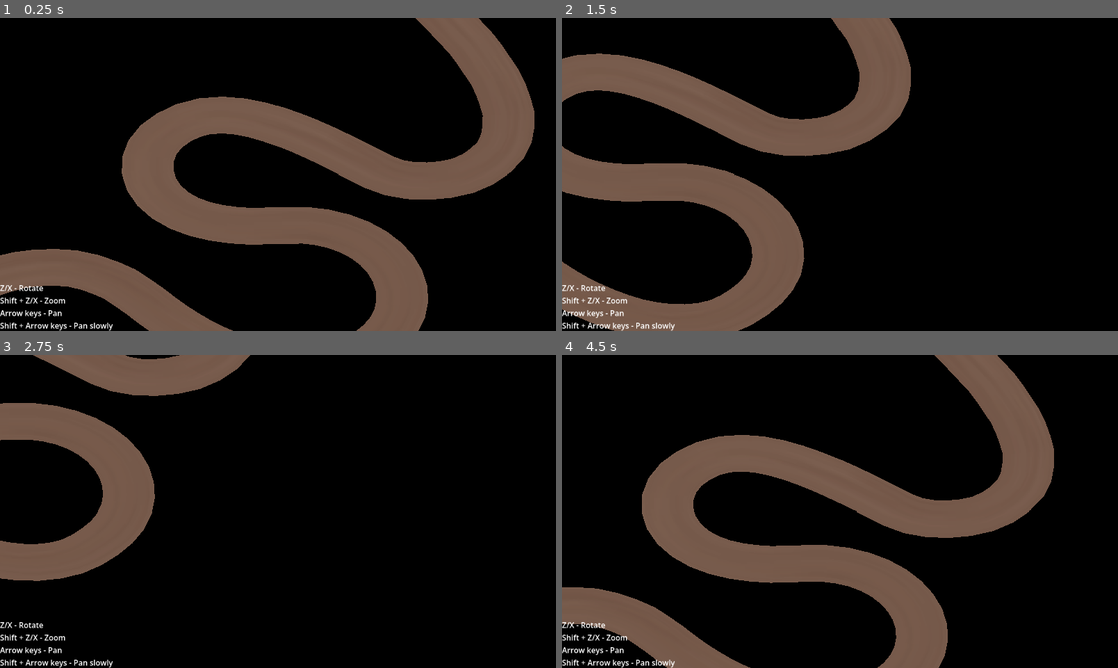
Above: before the commit, frames 1-4 (two rows, left to right).
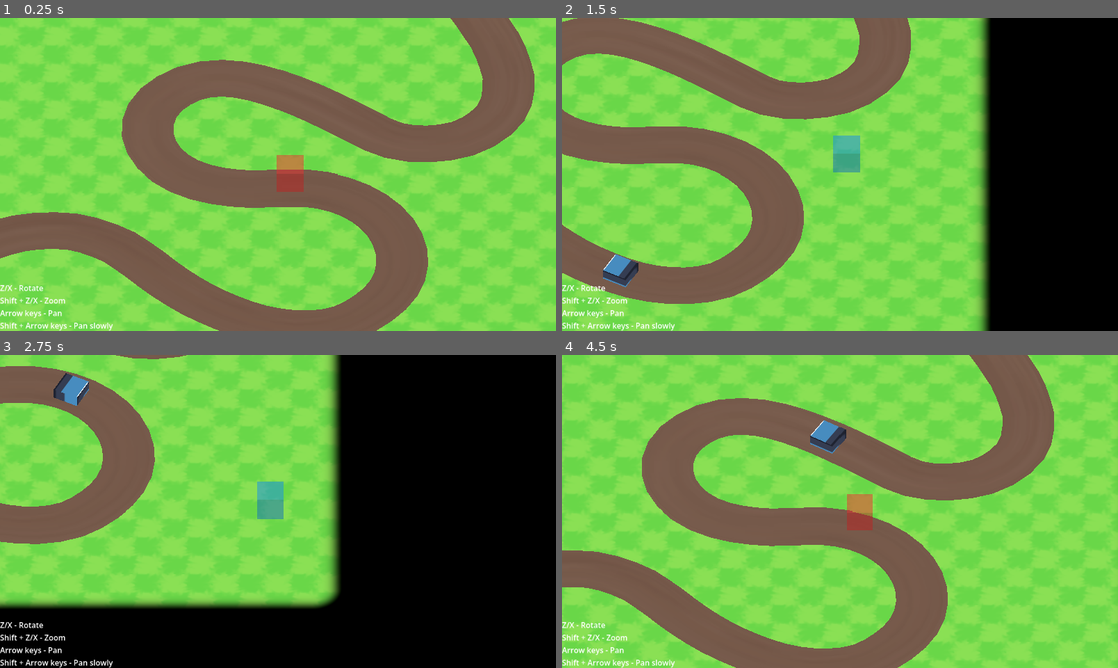
Above: after the commit, the same moments.

Repository: dairycultist/furry-roguelike-platformer
Game: Godot game, scene res://scene.tscn
The game is run twice, just before and just after one commit, with the same random seed, the same clock (stepped at 60 frames per second) and the same inputs. The engine's default icon, where the game draws it, is replaced by a stand-in: a white triangle on a blue panel in a dark square.
Inputs:
- Up to frame 1 (0.25 s): no input
- Up to frame 2 (1.5 s): hold Right (pan_right) 0.53-1.28 s; tap X (camalt_negative) at 0.6 s; hold Down (pan_down) from 1.28 s (still down); tap Z (camalt_positive) at 1.35 s
- Up to frame 3 (2.75 s): release Down (pan_down) at 2.03 s; hold Right (pan_right) from 2.03 s (still down); hold Shift (modify_action) from 2.03 s (still down)
- Up to frame 4 (4.5 s): release Right (pan_right) at 2.78 s; release Shift (modify_action) at 2.78 s; hold Up (pan_up) 2.78-3.53 s; tap Space (use_tool) at 2.85 s; hold Left (pan_left) from 3.53 s (still down); tap X (camalt_negative) at 3.6 s; tap Z (camalt_positive) at 4.35 s

The runs differ from the first frame. In frame 1, 91% of the frame differs, in the area x 0-100%, y 0-100%; in frame 2, 71%; in frame 3, 47%; in frame 4, 91%.

Commit message:
Enemy that follows path

Diff:
--- /dev/null
+++ b/enemy.gd
@@ -0,0 +1,4 @@
+extends PathFollow3D;
+
+func _process(delta: float) -> void:
+	progress += 10 * delta;
--- a/scene.tscn
+++ b/scene.tscn
@@ -6,6 +6,8 @@
 [ext_resource type="Script" uid="uid://btc3b8xr27eyr" path="res://grid_map.gd" id="3_3253y"]
 [ext_resource type="ArrayMesh" uid="uid://chrc7hrfxtyul" path="res://path.obj" id="4_m7jmp"]
 [ext_resource type="Texture2D" uid="uid://di8cf2ijph50w" path="res://dirt.png" id="4_u3cyc"]
+[ext_resource type="Script" uid="uid://vnpc4i2w28lh" path="res://enemy.gd" id="7_ni31j"]
+[ext_resource type="Texture2D" uid="uid://8sp6e364jbjd" path="res://icon.svg" id="8_xlvrw"]
 
 [sub_resource type="PlaneMesh" id="PlaneMesh_lxpj2"]
 size = Vector2(26, 26)
@@ -15,6 +17,16 @@
 shader = ExtResource("1_y2354")
 shader_parameter/albedo = ExtResource("1_m7jmp")
 shader_parameter/uv_scale = Vector2(13, 13)
+shader_parameter/origin_fade_dist = 12.0
+shader_parameter/origin_fade_width2 = 1.0
+shader_parameter/fade_corner_radius = 0.2
+shader_parameter/exponent = 10.0
+
+[sub_resource type="ShaderMaterial" id="ShaderMaterial_y2354"]
+render_priority = 0
+shader = ExtResource("1_y2354")
+shader_parameter/albedo = ExtResource("4_u3cyc")
+shader_parameter/uv_scale = Vector2(1, 1)
 shader_parameter/origin_fade_dist = 12.0
 shader_parameter/origin_fade_width2 = 1.0
 shader_parameter/fade_corner_radius = 0.2
@@ -45,22 +57,24 @@
 transparency = 4
 albedo_color = Color(0, 0.5647059, 0.90588236, 0.2784314)
 
-[sub_resource type="ShaderMaterial" id="ShaderMaterial_y2354"]
+[sub_resource type="Curve3D" id="Curve3D_y2354"]
+_data = {
+"points": PackedVector3Array(-3.3144503, 0, 2.867643, 3.3144503, 0, -2.867643, -13.951372, 0, 5.6567516, -2.0853896, 0, -0.06837368, 2.0853896, 0, 0.06837368, -8.077627, 0, 3.1005878, -3.0084305, 0, 0.44442654, 3.0084305, 0, -0.44442654, 1.0502259, 0, 8.433718, -0.04241371, 0, 1.5027637, 0.04241371, 0, -1.5027637, 4.7082057, 0, 4.775739, 2.1102924, 0, 0.35171527, -2.1102924, 0, -0.35171527, 1.4262825, 0, 0.9126392, 1.3775504, 0, 3.0188885, -1.3775504, 0, -3.0188885, -4.7456927, 0, -1.3728538, -1.4361696, 0, -0.3810253, 1.4361696, 0, 0.3810253, -1.2578499, 0, -5.095173, -0.94403267, 0, 0.019602299, 0.94403267, 0, -0.019602299, 5.131643, 0, -1.6659501, -0.4444294, 0, 3.0426183, 0.4444294, 0, -3.0426183, 8.844799, 0, -4.52305, 0.51280403, 0, 0.4444275, -0.51280403, 0, -0.4444275, 3.3065505, 0, -14.403013),
+"tilts": PackedFloat32Array(0, 0, 0, 0, 0, 0, 0, 0, 0, 0)
+}
+point_count = 10
+
+[sub_resource type="BoxMesh" id="BoxMesh_x0ryr"]
+
+[sub_resource type="ShaderMaterial" id="ShaderMaterial_ni31j"]
 render_priority = 0
 shader = ExtResource("1_y2354")
-shader_parameter/albedo = ExtResource("4_u3cyc")
+shader_parameter/albedo = ExtResource("8_xlvrw")
 shader_parameter/uv_scale = Vector2(1, 1)
 shader_parameter/origin_fade_dist = 12.0
 shader_parameter/origin_fade_width2 = 1.0
 shader_parameter/fade_corner_radius = 0.2
 shader_parameter/exponent = 10.0
-
-[sub_resource type="Curve3D" id="Curve3D_y2354"]
-_data = {
-"points": PackedVector3Array(-3.1385918, 0, 3.190049, 3.1385918, 0, -3.190049, -13.951372, 0, 5.6567516, -1.5534091, 0, 0.058619022, 1.5534091, 0, -0.058619022, -8.0869875, 0, 3.0528953, -3.546462, 0, -0.17585754, 3.546462, 0, 0.17585754, 0.8817517, 0, 8.416552, 0.02930832, 0, 1.1137643, -0.02930832, 0, -1.1137643, 4.7506194, 0, 4.401137, 2.1102924, 0, 0.35171527, -2.1102924, 0, -0.35171527, 1.7317274, 0, 0.854675, 1.3775504, 0, 3.0188885, -1.3775504, 0, -3.0188885, -4.8336215, 0, -1.3435442, -1.4361696, 0, -0.3810253, 1.4361696, 0, 0.3810253, -1.3164694, 0, -5.2710304, -1.6413381, 0, -0.26378655, 1.6413381, 0, 0.26378655, 5.131643, 0, -1.6659501, -0.8499799, 0, 2.22753, 0.8499799, 0, -2.22753, 8.707415, 0, -4.0107183, 0.78, 0, 0, 0, 0, 0, 4.3109717, 0, -13.301861),
-"tilts": PackedFloat32Array(0, 0, 0, 0, 0, 0, 0, 0, 0, 0)
-}
-point_count = 10
 
 [node name="Root" type="Node3D" unique_id=1235117097]
 
@@ -69,9 +83,12 @@
 light_specular = 0.0
 
 [node name="GroundMesh" type="MeshInstance3D" parent="." unique_id=421907200]
-visible = false
 mesh = SubResource("PlaneMesh_lxpj2")
 surface_material_override/0 = SubResource("ShaderMaterial_m7jmp")
+
+[node name="PathMesh" type="MeshInstance3D" parent="." unique_id=832493960]
+mesh = ExtResource("4_m7jmp")
+surface_material_override/0 = SubResource("ShaderMaterial_y2354")
 
 [node name="Label" type="Label" parent="." unique_id=16969720]
 anchors_preset = 2
@@ -87,7 +104,6 @@
 vertical_alignment = 2
 
 [node name="GridMap" type="GridMap" parent="." unique_id=269219875]
-visible = false
 mesh_library = SubResource("MeshLibrary_lxpj2")
 cell_size = Vector3(1, 1, 1)
 data = {
@@ -114,10 +130,13 @@
 mesh = SubResource("BoxMesh_lxpj2")
 surface_material_override/0 = SubResource("StandardMaterial3D_u3cyc")
 
-[node name="Path" type="MeshInstance3D" parent="." unique_id=832493960]
-transform = Transform3D(1, 0, 0, 0, 1, 0, 0, 0, 1, 0, -2, 0)
-mesh = ExtResource("4_m7jmp")
-surface_material_override/0 = SubResource("ShaderMaterial_y2354")
-
 [node name="Path3D" type="Path3D" parent="." unique_id=320968486]
 curve = SubResource("Curve3D_y2354")
+
+[node name="Enemy" type="PathFollow3D" parent="Path3D" unique_id=1279003229]
+transform = Transform3D(0.6542781, 0, -0.7562211, 0, 1.0000056, 0, 0.7562211, 0, 0.6542781, -13.951372, 0, 5.6567516)
+script = ExtResource("7_ni31j")
+
+[node name="Mesh" type="MeshInstance3D" parent="Path3D/Enemy" unique_id=1995363100]
+mesh = SubResource("BoxMesh_x0ryr")
+surface_material_override/0 = SubResource("ShaderMaterial_ni31j")
Not shown, added: enemy.gd.uid
